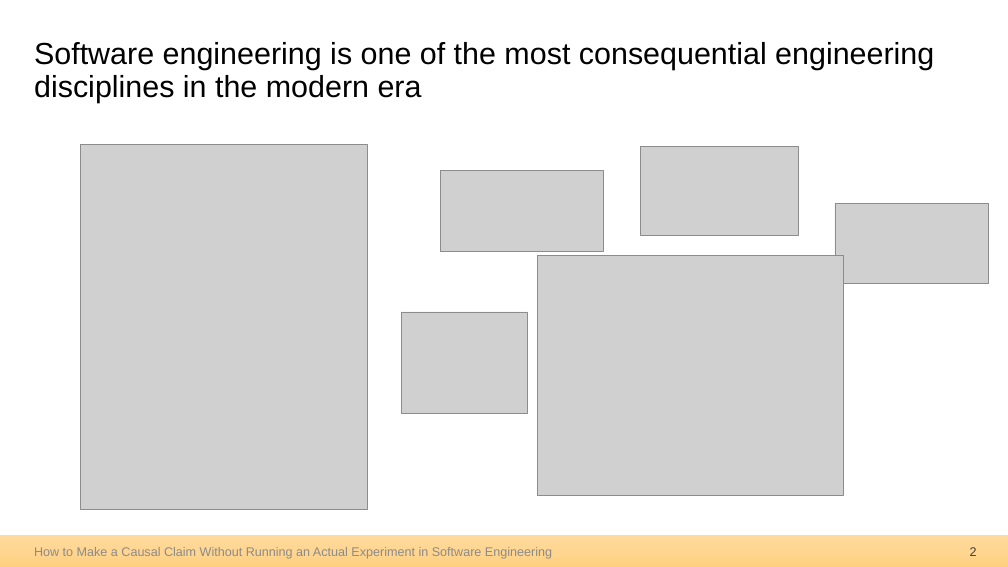
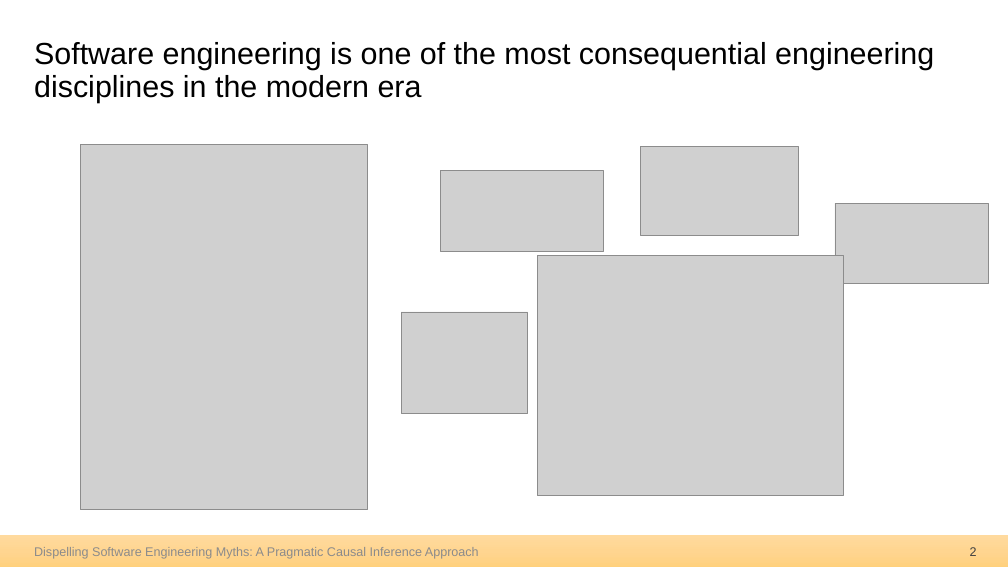
Before and after one commit to hehao98/Thesis, a slide deck: slide 2 of 2026.09.21-Thesis Defense.pptx. Drawn at 1008x567 pixels with LibreOffice and Linux fonts; fonts in the diff are those of the drawing; grey boxes stand for pictures. Boxes give left, top, right and bottom in pixels: in the first picture for what was removed or moved away, otherwise in the second. Text is boxed around its words. In the diff, an @@ line names an element or a change of style, - is before the commit and + after.

```diff
--- a/2026.09.21-Thesis Defense.pptx
+++ b/2026.09.21-Thesis Defense.pptx
@@ text at [34, 547, 479, 559]: text changed @@
-How to Make a Causal Claim Without Running an Actual Experiment in Software Engineering
+Dispelling Software Engineering Myths: A Pragmatic Causal Inference Approach
```
Also in this commit, not shown: 9 other slides changed, 4 slides added, 18 slides removed.
